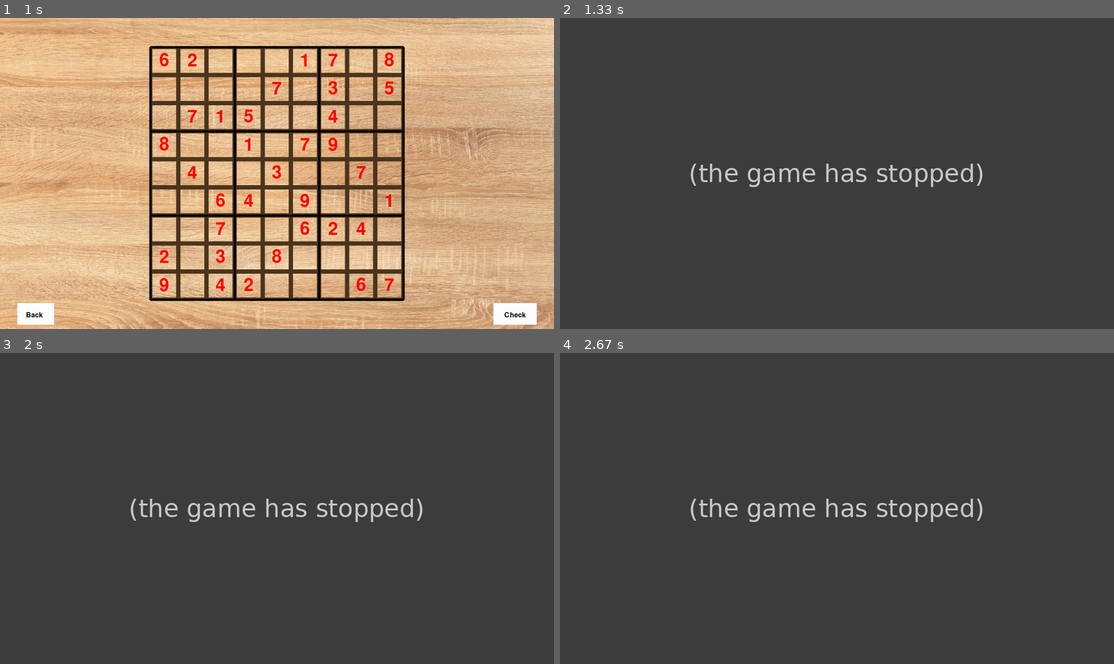
Above: before the commit, frames 1-4 (two rows, left to right).
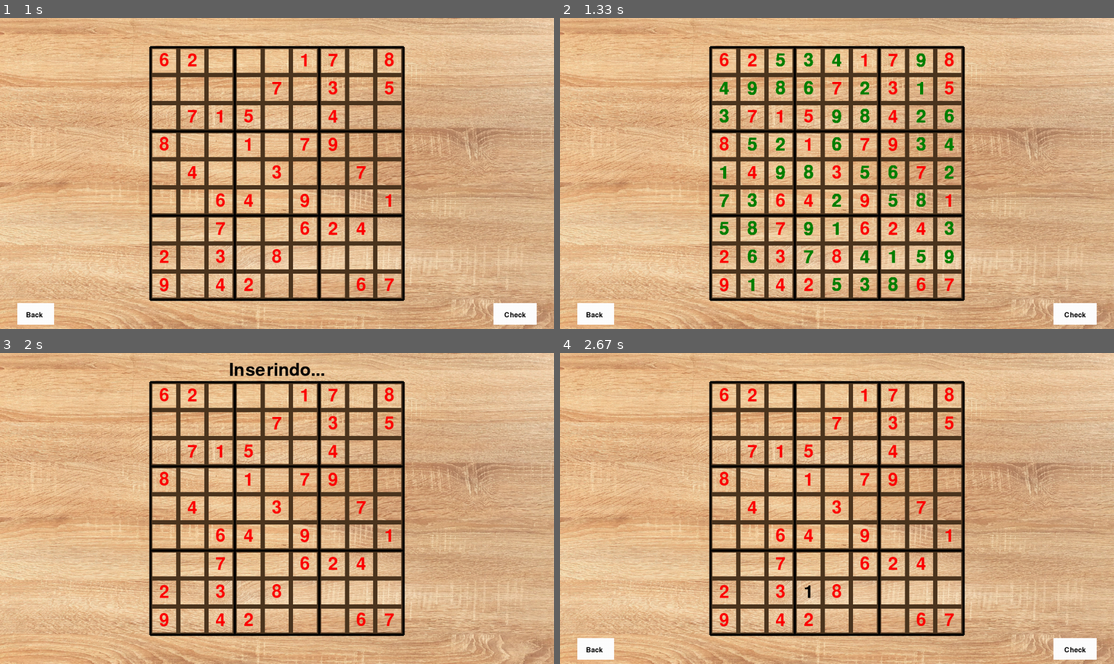
Above: after the commit, the same moments.

Repository: oalvarobraz/Sudoku_Pygame
Game: pygame game, started from main.py
Same seed, same stepped clock (60 frames per second), same inputs: the game is played once before the commit and once after it.
Inputs (mouse positions are in pixels of both pictures, inside the frame that each line leads up to):
- Up to frame 1 (1 s): click (277, 173) at 0.38 s; click "Board 1" at 0.72 s
- Up to frame 2 (1.33 s): click "Check" at 1.05 s
- Up to frame 3 (2 s): click (343, 536) at 1.38 s; click (249, 589) at 1.72 s
- Up to frame 4 (2.67 s): tap 1 at 2 s; click (981, 558) at 2.38 s

Frame 1 is identical in both runs. In frame 2, 100% of the frame differs, in the area x 0-100%, y 0-100%; in frame 3, 100%; in frame 4, 100%.
Error before the commit: AttributeError: 'BoardSudoku' object has no attribute 'compare_boards' (main.py line 152); the game stopped at 1.05 s (later frames are placeholders)

Commit message:
Update board.py

Diff:
--- a/board.py
+++ b/board.py
@@ -90,3 +90,16 @@
                 for j, val in enumerate(line.split()):
                     self.board[i][j] = int(val)
                     self.vetor.append((i, j))
+
+    def reset(self):
+        for i in range(9):
+            for j in range(9):
+                self.erase(i, j)
+
+    def compare_boards(self, other_board):
+        new_board = BoardSudoku()
+        for i in range(9):
+            for j in range(9):
+                if self.board[i][j] != other_board.board[i][j]:
+                    new_board.insert(i, j, other_board.board[i][j])
+        return new_board
